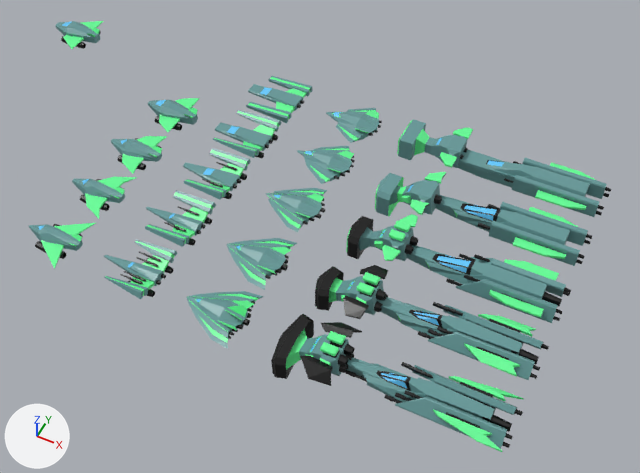
The Blender file blender/ships.blend as it was, and as the next commit left it.
Camera for both pictures: a camera (50 mm lens) standing at (25.9, -57.8, 54.4) and looking at (2.9, -11.9, -3.0). The lights are fixed; the arrows at lower left show +X, +Y and +Z.

The older version as bpy lines, for what is in view:
```python
ob_explorer = bpy.data.objects.new('Explorer', me_cube)
ob_explorer.location = (-15.67, 0.0, 0.0)
ob_gunship = bpy.data.objects.new('Gunship', me_cube_013)
ob_gunship.location = (16.38, 0.0, 0.0)
ob_gunship.scale = (2.56, 0.873, 1.0)
ob_gunship2 = bpy.data.objects.new('Gunship2', me_cube_022)
ob_gunship2.location = (16.38, -6.02, 0.0)
ob_gunship2.scale = (2.56, 0.873, 1.0)
ob_gunship3 = bpy.data.objects.new('Gunship3', me_cube_021)
ob_gunship3.location = (16.38, -12.3, 0.0)
ob_gunship3.scale = (2.56, 0.873, 1.0)
ob_gunship4 = bpy.data.objects.new('Gunship4', me_cube_023)
ob_gunship4.location = (16.38, -18.2, 0.0)
ob_gunship4.scale = (2.56, 0.873, 1.0)
ob_gunship5 = bpy.data.objects.new('Gunship5', me_cube_025)
ob_gunship5.location = (16.38, -24.33, 0.0)
ob_gunship5.scale = (2.56, 0.873, 1.0)
ob_scout5 = bpy.data.objects.new('Scout5', me_cube_029)
ob_scout5.location = (0.0, -24.47, 0.0)
# also in view: 'Defender' at (8.4, 0.1, 0.1); 'Defender4' at (8.8, -18.3, -0.1); 'Scout' at (0.3, 0.0, 0.1); 'Explorer3' at (-15.4, -12.3, 0.0); 'Explorer5' at (-15.4, -24.0, 0.0)
```
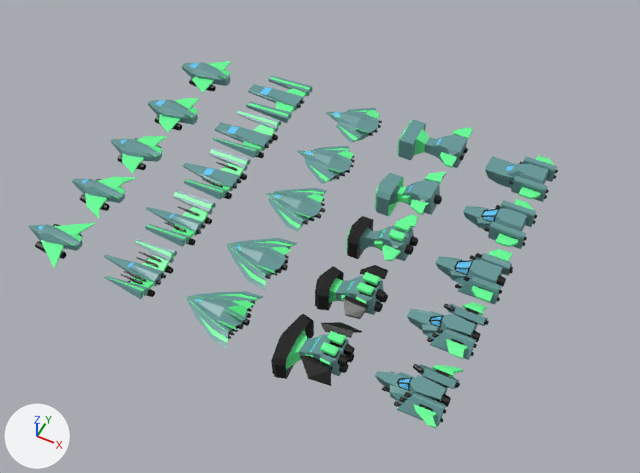
Changed parts and their boxes [x1, y1, x2, y2] in the pictures (640 x 473 px):
'Gunship5', rescaled
    before: [346, 358, 524, 452]
    after: [375, 364, 464, 429]
'Gunship4', rescaled
    before: [378, 297, 549, 380]
    after: [407, 302, 489, 360]
'Gunship3', rescaled
    before: [407, 246, 571, 323]
    after: [436, 249, 513, 305]
'Gunship2', rescaled
    before: [436, 195, 592, 266]
    after: [463, 199, 537, 249]
'Gunship', rescaled
    before: [439, 150, 611, 217]
    after: [485, 155, 558, 202]
'Explorer', mesh moved
    before: [55, 21, 104, 49]
    after: [182, 62, 231, 93]

Diff of the bpy script that builds the scene:
```diff
--- a/blender/ships.blend.py
+++ b/blender/ships.blend.py
@@ me_cube @@
 me_cube.from_pydata(...)  # 147 vertices, 115 faces; spans x -18.03..-12.83, y -2.75..0.0, z -0.78..0.78
 # used by ob_explorer; location = (-15.67, 0.0, 0.0)
+# me_cube part 1: the whole mesh is moved by (15.51, 0.0, 0.0)
 me_cube.materials.append(mat_material)
@@ ob_gunship @@
 ob_gunship.location = (16.38, 0.0, 0.0)
-ob_gunship.scale = (2.56, 0.873, 1.0)
 _m = ob_gunship.modifiers.new('Mirror', 'MIRROR')
@@ ob_gunship3 @@
 ob_gunship3.location = (16.38, -12.3, 0.0)
-ob_gunship3.scale = (2.56, 0.873, 1.0)
 _m = ob_gunship3.modifiers.new('Mirror', 'MIRROR')
@@ ob_gunship2 @@
 ob_gunship2.location = (16.38, -6.02, 0.0)
-ob_gunship2.scale = (2.56, 0.873, 1.0)
 _m = ob_gunship2.modifiers.new('Mirror', 'MIRROR')
@@ ob_gunship4 @@
 ob_gunship4.location = (16.38, -18.2, 0.0)
-ob_gunship4.scale = (2.56, 0.873, 1.0)
 _m = ob_gunship4.modifiers.new('Mirror', 'MIRROR')
@@ ob_gunship5 @@
 ob_gunship5.location = (16.38, -24.33, 0.0)
-ob_gunship5.scale = (2.56, 0.873, 1.0)
 _m = ob_gunship5.modifiers.new('Mirror', 'MIRROR')
```
